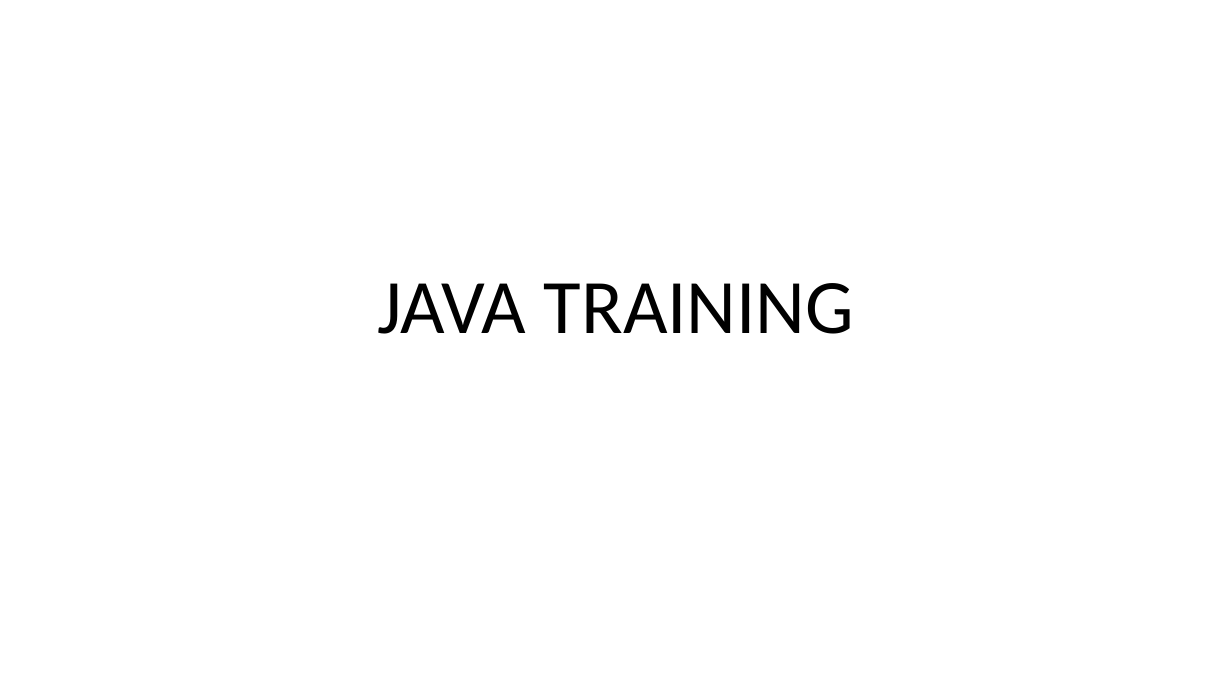
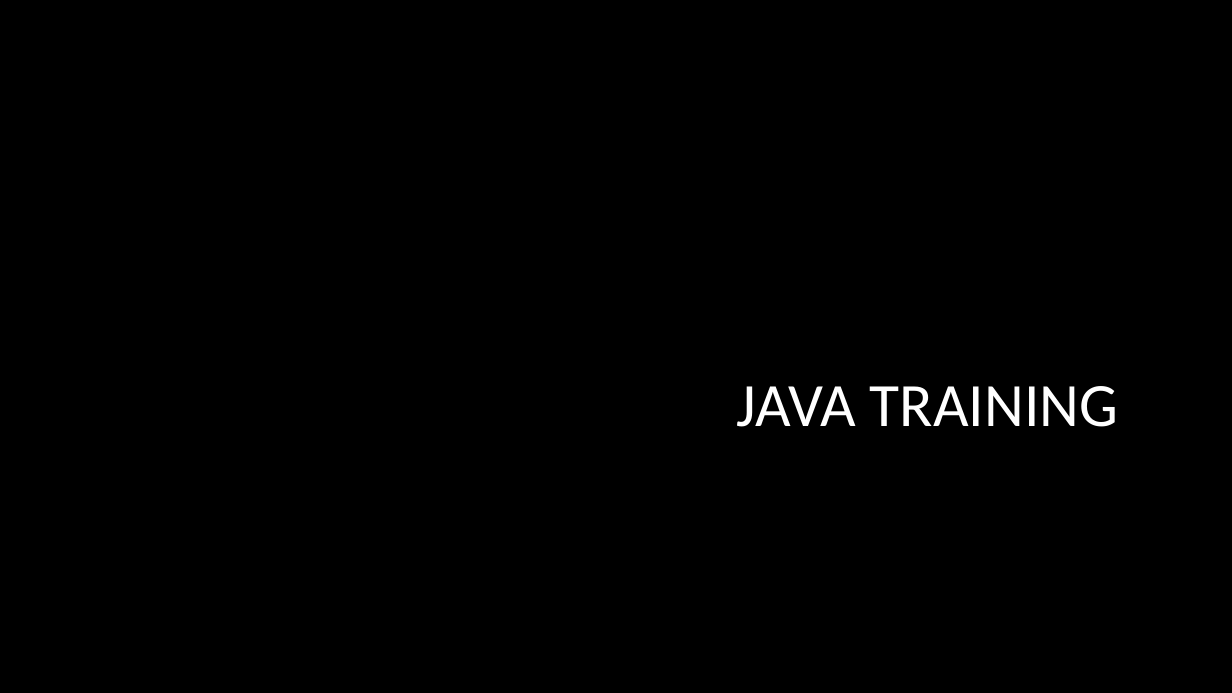
Before and after one commit to Praju-11/Java_Arctic, a slide deck: slide 1 of Day2.pptx. Drawn at 1232x693 pixels with LibreOffice and Linux fonts; fonts in the diff are those of the drawing; background and template pictures are left out. Boxes give left, top, right and bottom in pixels: in the first picture for what was removed or moved away, otherwise in the second. Text is boxed around its words. In the diff, an @@ line names an element or a change of style, - is before the commit and + after.

Commit message:
Modified PPT

```diff
--- a/Day2.pptx
+++ b/Day2.pptx
@@ background #FFFFFF to picture (left out) @@
@@ title "JAVA TRAINING": place and size @@
-title "JAVA TRAINING" at bbox=[377, 283, 854, 334]
+title "JAVA TRAINING" at bbox=[737, 386, 1118, 427]
@@ title "JAVA TRAINING" at bbox=[737, 386, 1118, 427]: size 60 to 48 pt, text colour #000000 to #FFFFFF; alignment centre to right; line spacing 0.9 to 1 @@
```
Also in this commit, not shown: 11 slides added, 23 slides removed, 2 other files.
